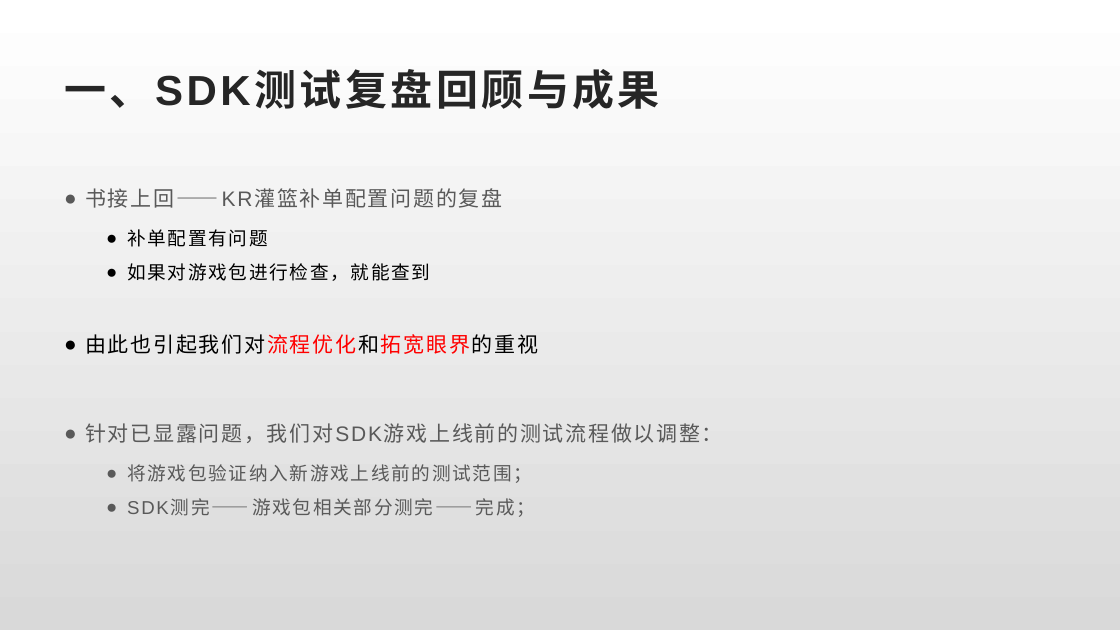
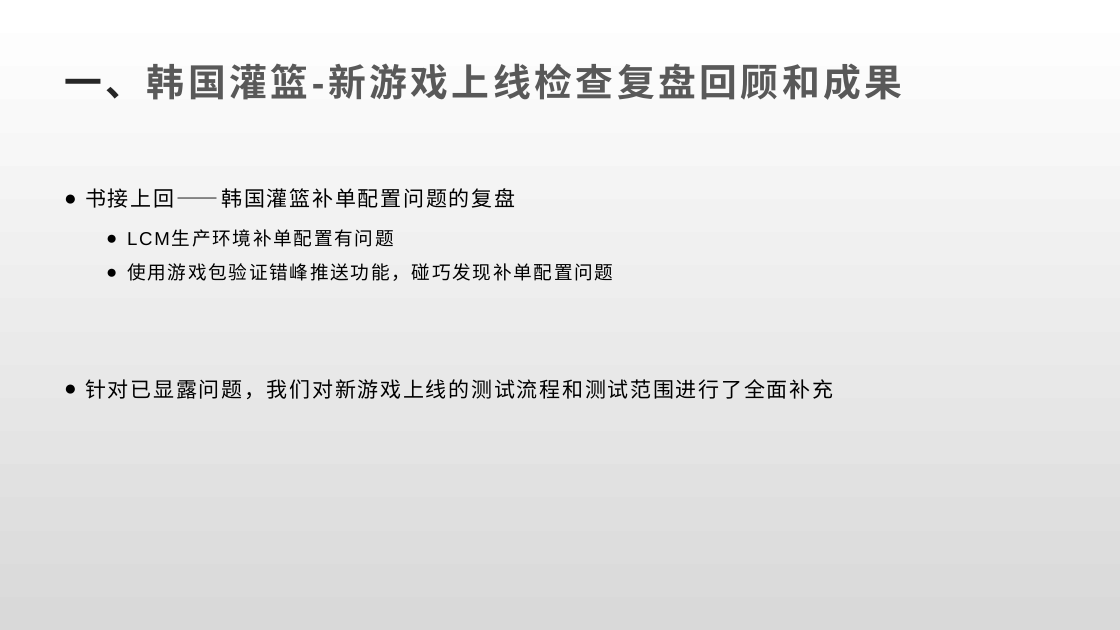
Before and after one commit to Rexixe1993/JavaScriptLesson, a slide deck: slide 3 of 全球版灌篮OBT复盘总结.pptx. Drawn at 1120x630 pixels with LibreOffice and Linux fonts; fonts in the diff are those of the drawing. Boxes give left, top, right and bottom in pixels: in the first picture for what was removed or moved away, otherwise in the second. Text is boxed around its words. In the diff, an @@ line names an element or a change of style, - is before the commit and + after.

```diff
--- a/全球版灌篮OBT复盘总结.pptx
+++ b/全球版灌篮OBT复盘总结.pptx
@@ title removed at [64, 69, 660, 109] @@
-一、SDK测试复盘回顾与成果
@@ title added at [64, 63, 902, 100], 32.4 pt, text #595959, bold @@
+一、韩国灌篮-新游戏上线检查复盘回顾和成果
@@ text at [85, 188, 833, 399]: text changed; text colour #595959 to #000000 @@
-● 书接上回——KR灌篮补单配置问题的复盘
-  ● 补单配置有问题
-  ● 如果对游戏包进行检查，就能查到
-● 由此也引起我们对流程优化和拓宽眼界的重视
-● 针对已显露问题，我们对SDK游戏上线前的测试流程做以调整：
-  ● 将游戏包验证纳入新游戏上线前的测试范围；
-  ● SDK测完——游戏包相关部分测完——完成；
+● 书接上回——韩国灌篮补单配置问题的复盘
+  ● LCM生产环境补单配置有问题
+  ● 使用游戏包验证错峰推送功能，碰巧发现补单配置问题
+● 针对已显露问题，我们对新游戏上线的测试流程和测试范围进行了全面补充
```
Also in this commit, not shown: 9 other slides changed, 2 slides added, 2 slides removed.
